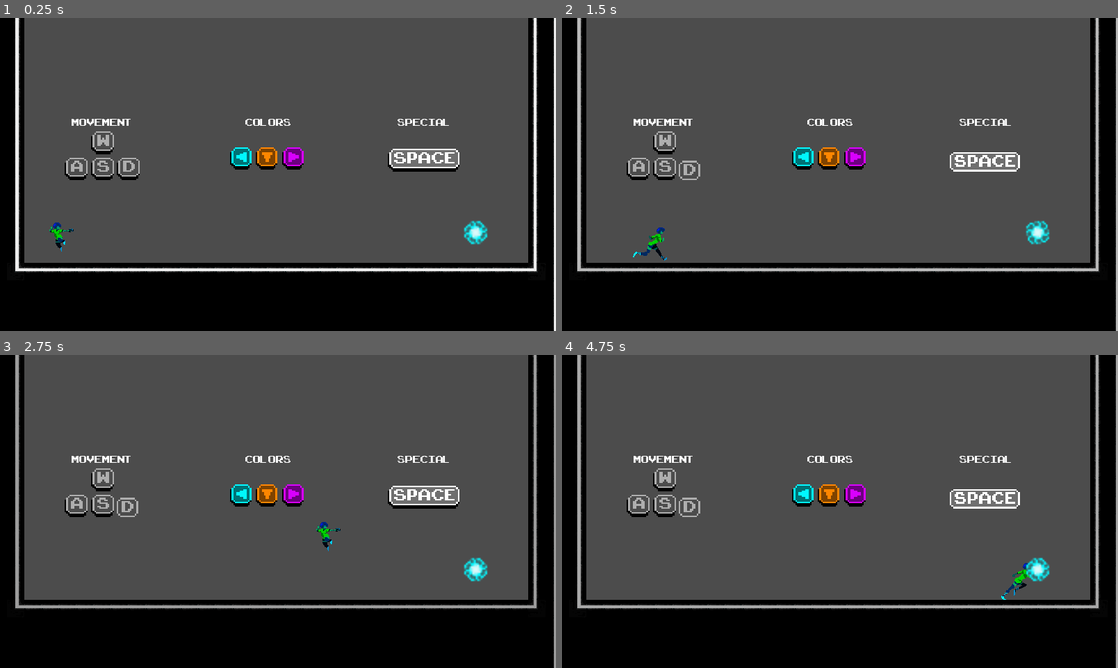
Above: before the commit, frames 1-4 (two rows, left to right).
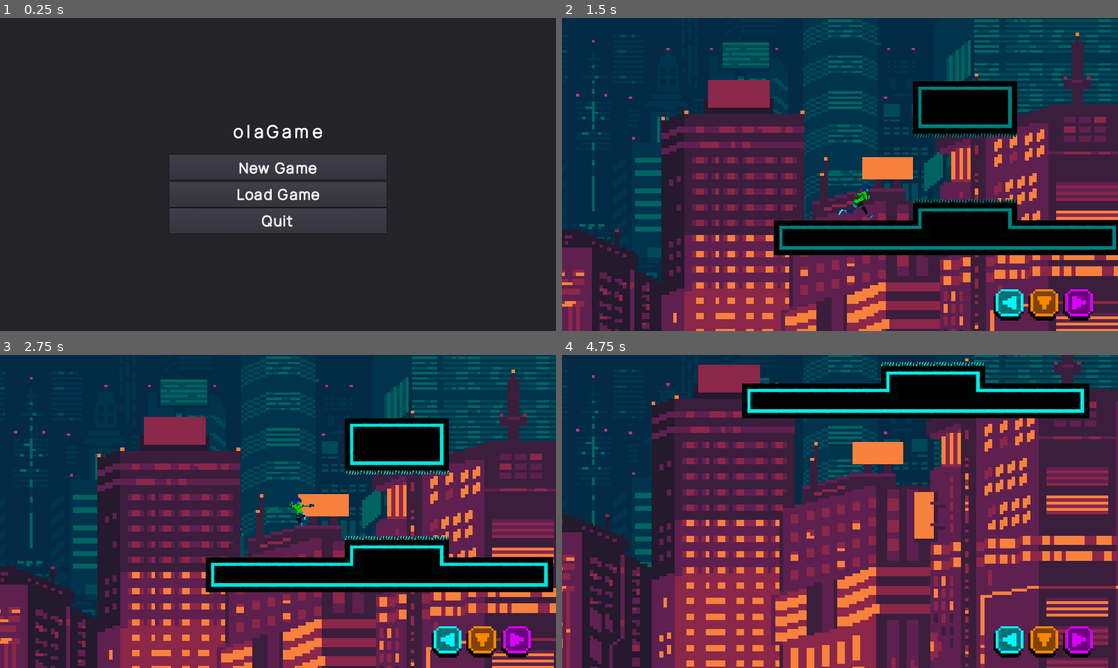
Above: after the commit, the same moments.

Repository: ivancdlarrain/olaGames
Game: Godot game, scene res://scenes/menus/Main_menu.tscn
Same seed, same stepped clock (60 frames per second), same inputs: the game is played once before the commit and once after it.
Inputs (mouse positions are in pixels of both pictures, inside the frame that each line leads up to):
- Up to frame 1 (0.25 s): no input
- Up to frame 2 (1.5 s): click (840, 193) at 0.5 s, where only the run after the commit has a clickable "Load Game"; hold D (WASD_right) from 1.28 s (still down); hold Space (special) from 1.28 s (still down)
- Up to frame 3 (2.75 s): keep holding D (WASD_right); tap W (WASD_up) at 1.52, 2.27 s; release Space (special) at 2.03 s; tap Space (special) at 2.1 s
- Up to frame 4 (4.75 s): release D (WASD_right) at 2.78 s; hold A (WASD_left) 2.78-3.53 s; hold Space (special) 2.78-3.53 s; hold D (WASD_right) from 3.53 s (still down); tap Space (special) at 3.6 s; tap W (WASD_up) at 3.77, 4.52 s; hold Space (special) from 4.28 s (still down)

The runs differ from the first frame. In frame 1, 91% of the frame differs, in the area x 0-100%, y 0-100%; in frame 2, 99%; in frame 3, 99%; in frame 4, 100%.

Commit message:
fixed load bug
- loading game now works properly

Diff:
--- a/data/savegames/savegame.json
+++ b/data/savegames/savegame.json
@@ -1 +1 @@
-{"/root/Tutorial 1/Player":{"scene_path":"res://scenes/Tutorials/Tutorial 1.tscn"}}
+{"/root/Demo1/KinematicBody2D":{"scene_path":"res://scenes/demo1.tscn"}}
--- a/project.godot
+++ b/project.godot
@@ -37,8 +37,6 @@
 [display]
 
 window/size/height=576
-window/size/borderless=true
-window/size/fullscreen=true
 window/stretch/mode="2d"
 window/stretch/aspect="keep"
 
--- a/scripts/Main_menu.gd
+++ b/scripts/Main_menu.gd
@@ -12,4 +12,5 @@
 
 
 func _on_Load_Game_pressed():
+
 	Save.load_game()
--- a/scripts/save.gd
+++ b/scripts/save.gd
@@ -4,7 +4,7 @@
 var _settings = {}
 
 func _ready():
-	load_game()
+	pass
 
 func save_game():
 	var save_dict = {}
@@ -20,6 +20,7 @@
 	savefile.close()
 
 func load_game():
+	print("Loading Game")
 	var savefile = File.new()
 	if not savefile.file_exists(SAVE_PATH):
 		return
@@ -38,4 +39,3 @@
 #				node.set_position(Vector2(save_data[node_path]["pos"]["x"], save_data[node_path]["pos"]["y"]))
 
 	savefile.close()
-	pass
